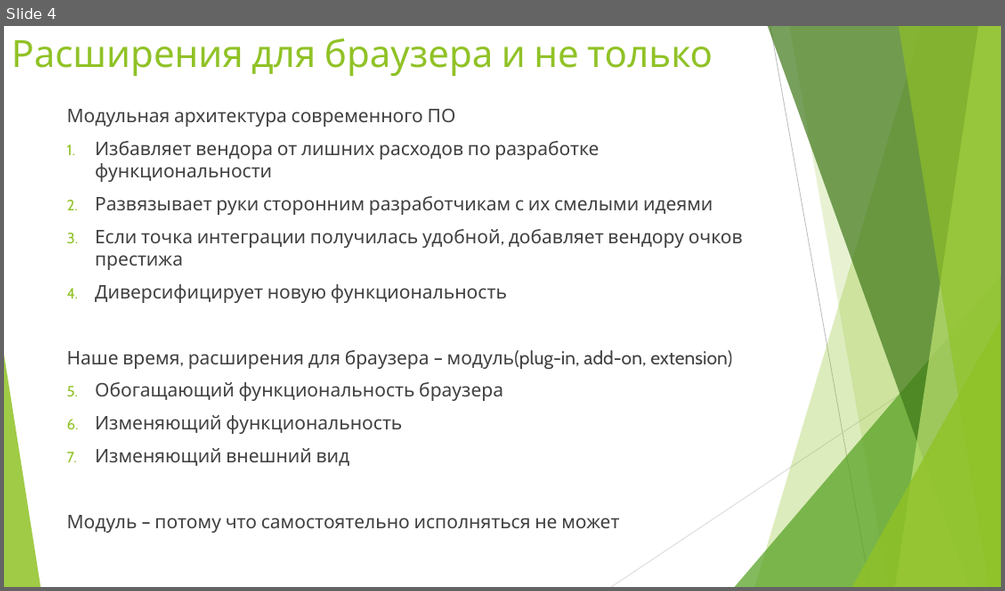
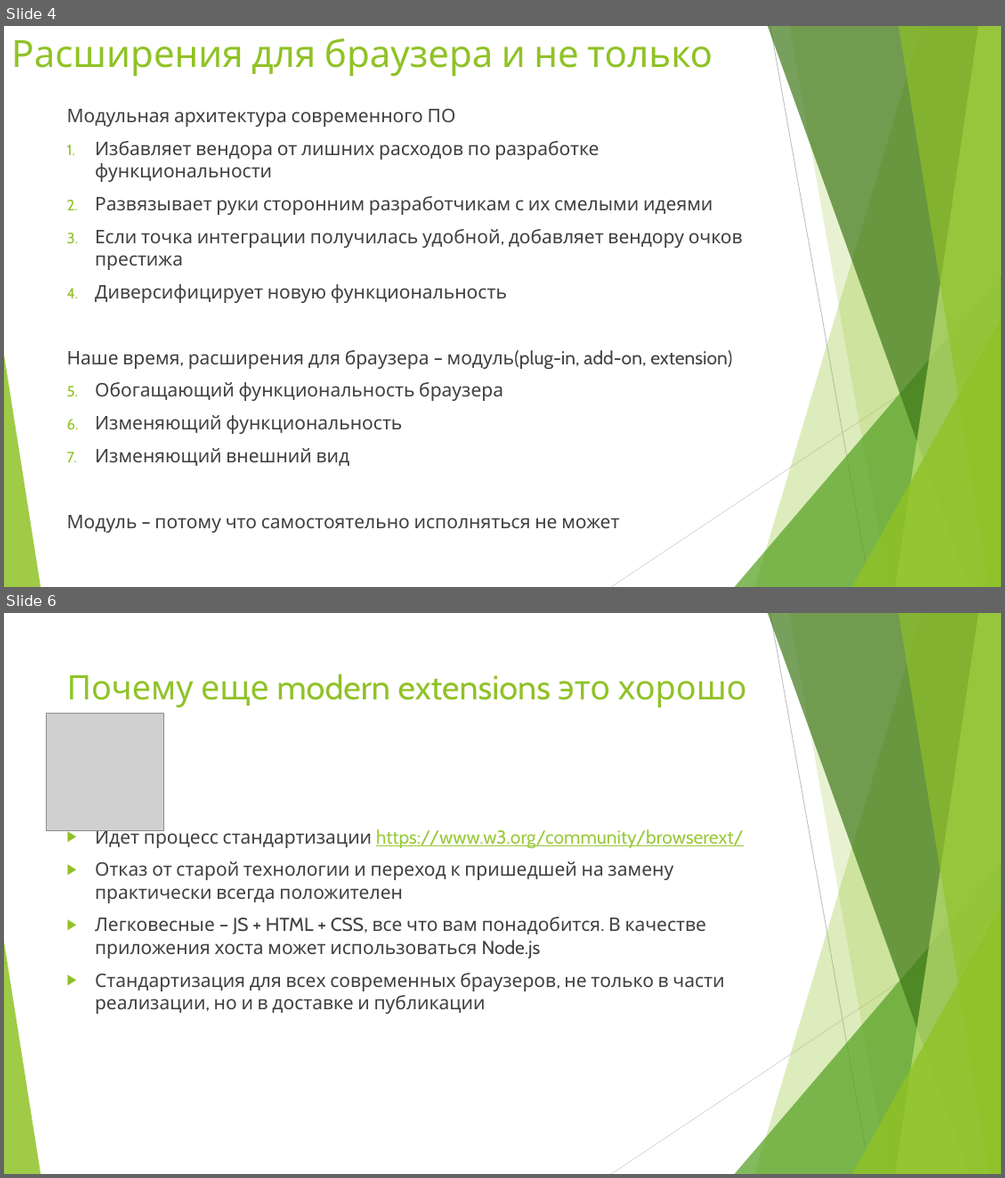
Before and after one commit to croacker/croc-extension-report, a slide deck: report/Presentation.pptx. Shown one above the other, each under a label of ours: slide 4 before the commit, slides 4 and 6 after it; the slides between them are not shown. The pictures are 1005x591 and 1005x1178 pixels, drawn with LibreOffice and Linux fonts; fonts in the diff are those of the drawing; grey boxes stand for pictures. Boxes give left, top, right and bottom in pixels: in the first picture for what was removed or moved away, otherwise in the second. Text is boxed around its words. In the diff, an @@ line names an element or a change of style, - is before the commit and + after.

```diff
--- a/report/Presentation.pptx
+++ b/report/Presentation.pptx
@@ slide 6 added at (4, 613, 1001, 1174), background #FFFFFF; not listed: 10 template elements that a slide beside it also shows @@
@@ title added at (67, 674, 747, 707), 32.4 pt, text #90C226 @@
+Почему еще modern extensions это хорошо
@@ picture added at (47, 713, 164, 830) @@
@@ text added at (95, 826, 744, 1013), 18 pt, text #404040 @@
+▶ Идет процесс стандартизации https://www.w3.org/community/browserext/
+▶ Отказ от старой технологии и переход к пришедшей на замену практически всегда положителен
+▶ Легковесные – JS + HTML + CSS, все что вам понадобится. В качестве приложения хоста может использоваться Node.js
+▶ Стандартизация для всех современных браузеров, не только в части реализации, но и в доставке и публикации
```
Also in this commit, not shown: 1 slide changed, 9 other slides added.
